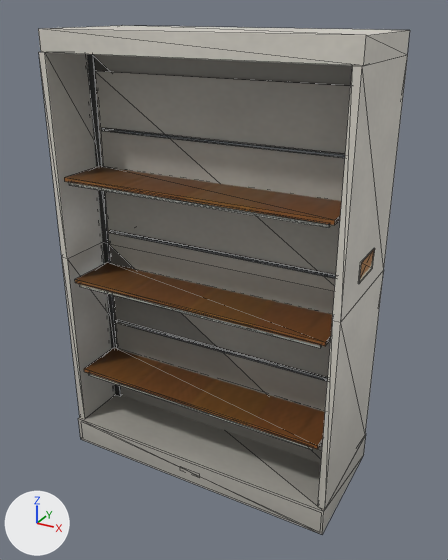
An edit to the glTF model assets/coronado_kit/props/indoor/shared/prop_gondola_aisle_clean_near.glb, drawn before and after from the same camera.
The view is the same before and after, from a camera (50 mm lens) standing at (1.16, -2.06, 1.89) and looking at (0.03, -0.01, 0.86). The axes (+X, +Y, +Z) are drawn at lower left. The lights are the same throughout. The older version comes first. Mesh edges are drawn as thin lines. Vertices at exactly the same position are counted once.

The older version as bpy lines, for what is in view:
```python
me_prop_gondola_aisle_near = bpy.data.meshes.new('prop_gondola_aisle_near')
me_prop_gondola_aisle_near.from_pydata(...)  # 380 vertices, 560 faces; spans x -0.61..0.61, y -0.27..0.27, z 0.0..1.82
me_prop_gondola_aisle_near.materials.append(mat_props_i_atlas)
ob_prop_gondola_aisle_near = bpy.data.objects.new('prop_gondola_aisle_near', me_prop_gondola_aisle_near)
ob_prop_gondola_aisle_near.location = (0.0, 0.0, 0.0)
```
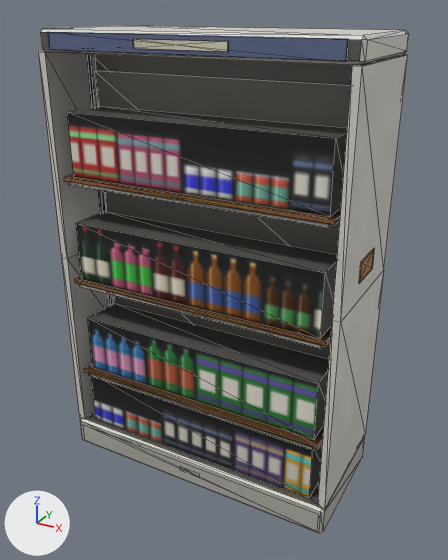
Boxes (x1, y1, x2, y2) around the edits, measured in the pictures (448 x 560 px):
'prop_gondola_aisle_near', reshaped: before (38, 25, 410, 534); after (39, 26, 409, 533)
part 1 of me_prop_gondola_aisle_near, added (blue): after (47, 32, 348, 62)
part 2 of me_prop_gondola_aisle_near, added: after (133, 39, 228, 52)
part 3 of me_prop_gondola_aisle_near, rebuilt: before (94, 54, 353, 464); after (94, 54, 353, 85)
part 4 of me_prop_gondola_aisle_near, rebuilt (mostly hidden afterwards): before (87, 54, 121, 396); after (87, 54, 113, 305)
part 5 of me_prop_gondola_aisle_near, rebuilt: before (38, 25, 410, 66); after (41, 26, 409, 65)
part 6 of me_prop_gondola_aisle_near, rebuilt: before (78, 395, 366, 534); after (80, 411, 365, 533)
part 7 of me_prop_gondola_aisle_near, built on (mostly hidden before): before (360, 263, 373, 283); after (67, 106, 373, 498)
part 8 of me_prop_gondola_aisle_near, recoloured: (39, 52, 408, 509) in both

Edits to the bpy script that builds the scene:
```text
Change me_prop_gondola_aisle_near:
    used by ob_prop_gondola_aisle_near; location = (0.0, 0.0, 0.0)
    remove me_prop_gondola_aisle_near.from_pydata(...)  # 380 vertices, 560 faces; spans x -0.61..0.61, y -0.27..0.27, z 0.0..1.82
    add me_prop_gondola_aisle_near.from_pydata(...)  # 584 vertices, 872 faces; spans x -0.61..0.61, y -0.27..0.27, z 0.0..1.82
    me_prop_gondola_aisle_near part 1: a new loose piece, a box spanning x -0.56..0.56, y -0.258..-0.25, z 1.75..1.81, in mat_props_i_atlas
    me_prop_gondola_aisle_near part 2: a new loose piece, a box spanning x -0.18..0.18, y -0.261..-0.257, z 1.765..1.795, in mat_props_i_atlas
    me_prop_gondola_aisle_near part 3: the loose piece of 12 vertices spanning x -0.59..0.59, y -0.02..0.02, z 0.08..1.74 is rebuilt with 28 vertices and now spans x -0.59..0.59, y -0.02..0.02, z 0.08..1.74
    me_prop_gondola_aisle_near part 4: the loose piece of 12 vertices spanning x -0.59..-0.55, y -0.03..0.03, z 0.12..1.74 is rebuilt with 32 vertices and now spans x -0.59..-0.55, y -0.03..0.03, z 0.12..1.74
    me_prop_gondola_aisle_near part 5: the loose piece of 8 vertices spanning x -0.61..0.61, y -0.25..0.25, z 1.74..1.82 is rebuilt with 24 vertices and now spans x -0.61..0.61, y -0.25..0.25, z 1.74..1.82
    me_prop_gondola_aisle_near part 6: the loose piece of 8 vertices spanning x -0.61..0.61, y -0.27..0.27, z 0.0..0.12 is rebuilt with 20 vertices and now spans x -0.61..0.61, y -0.27..0.27, z 0.0..0.12
    me_prop_gondola_aisle_near part 7
    43 faces are deleted
    6 vertices move within x -0.54..0.52, y -0.19..0.19, z 0.04
    32 vertices are added at x -0.54..0.54, y -0.23..0.05, z 0.12..1.53
    32 new vertices lie (0.0, 0.18, 0.0) away from vertices in x -0.54..0.54, y -0.23..0.05, z 0.12..1.53
    107 new faces join them
    me_prop_gondola_aisle_near part 8: 226 kept faces spanning x -0.61..0.61, y -0.26..0.26, z 0.12..1.74 get new vertex colours
    other edits to the shape of me_prop_gondola_aisle_near do not show in these pictures
```
